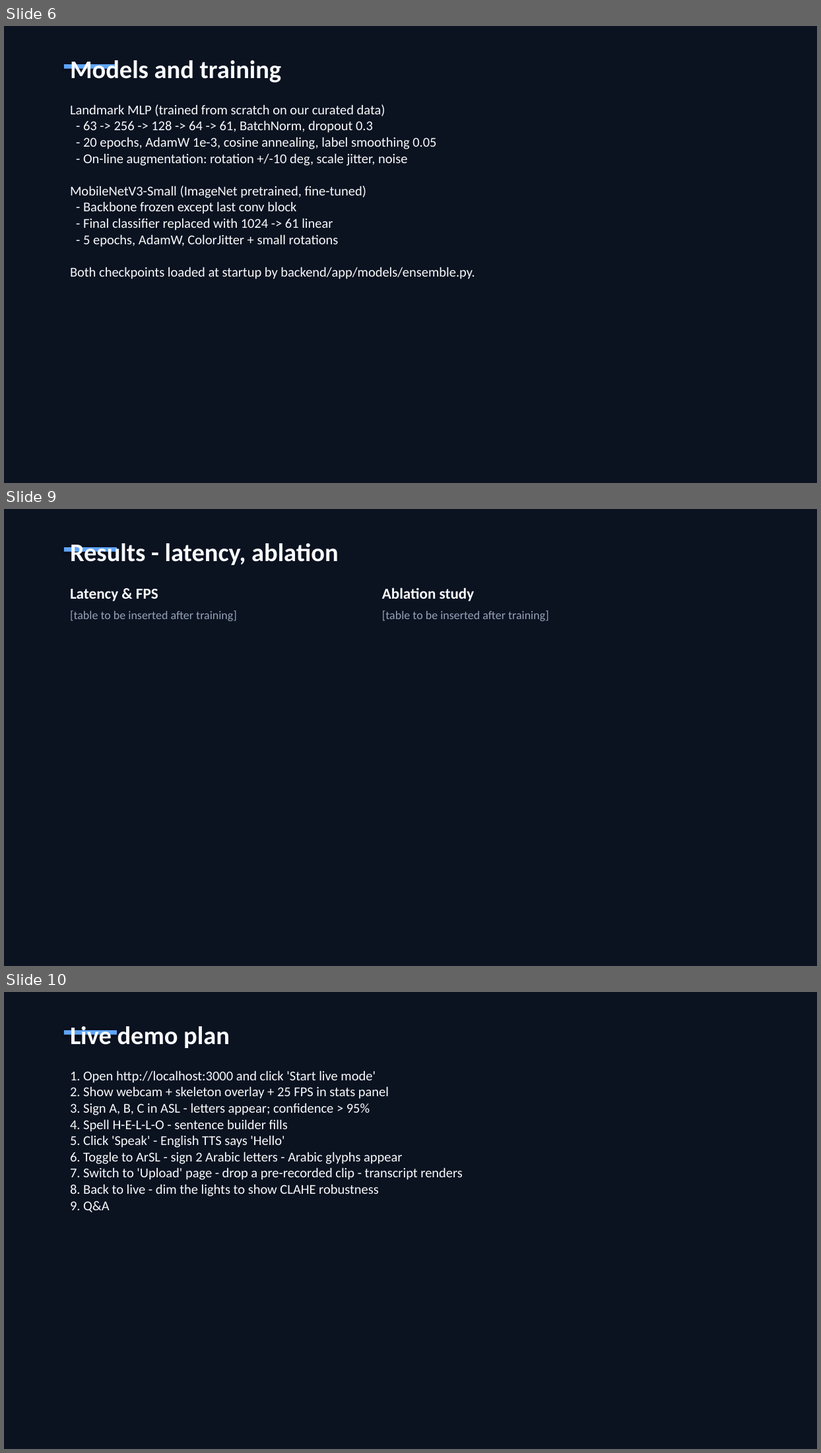
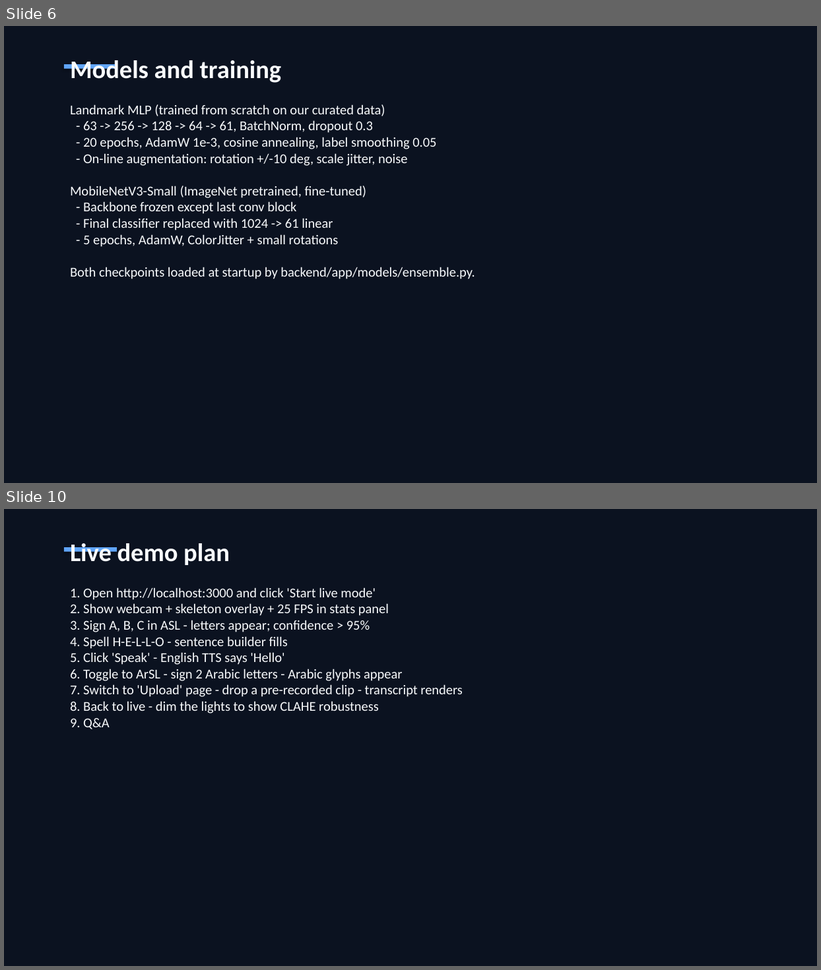
Before and after one commit to ykanjo04/SignSpeak-AI, a slide deck: slides/SignSpeak_AI_Defence.pptx. Shown one above the other, each under a label of ours: slides 6, 9 and 10 before the commit, slides 6 and 10 after it; the slides between them are not shown. The pictures are 821x1453 and 821x970 pixels, drawn with LibreOffice and Linux fonts; fonts in the diff are those of the drawing. Boxes give left, top, right and bottom in pixels: in the first picture for what was removed or moved away, otherwise in the second. Text is boxed around its words. In the diff, an @@ line names an element or a change of style, - is before the commit and + after.

```diff
--- a/slides/SignSpeak_AI_Defence.pptx
+++ b/slides/SignSpeak_AI_Defence.pptx
@@ slide 9 removed at (4, 509, 817, 966), background #0B1220 @@
@@ rectangle removed at (64, 547, 117, 552) @@
@@ text removed at (70, 543, 339, 565) @@
-Results - latency, ablation
@@ text removed at (382, 588, 475, 601) @@
-Ablation study
@@ text removed at (70, 589, 158, 601) @@
-Latency & FPS
@@ text removed at (70, 611, 237, 621) @@
-[table to be inserted after training]
@@ text removed at (382, 611, 549, 621) @@
-[table to be inserted after training]
```
Also in this commit, not shown: 1 slide changed, 2 slides added, 1 other slide removed, 29 other files.
